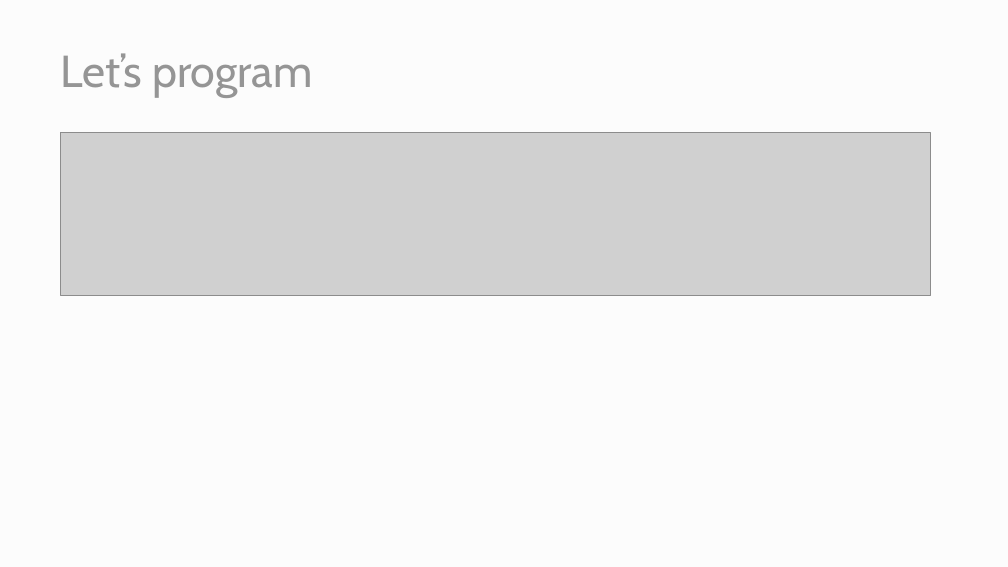
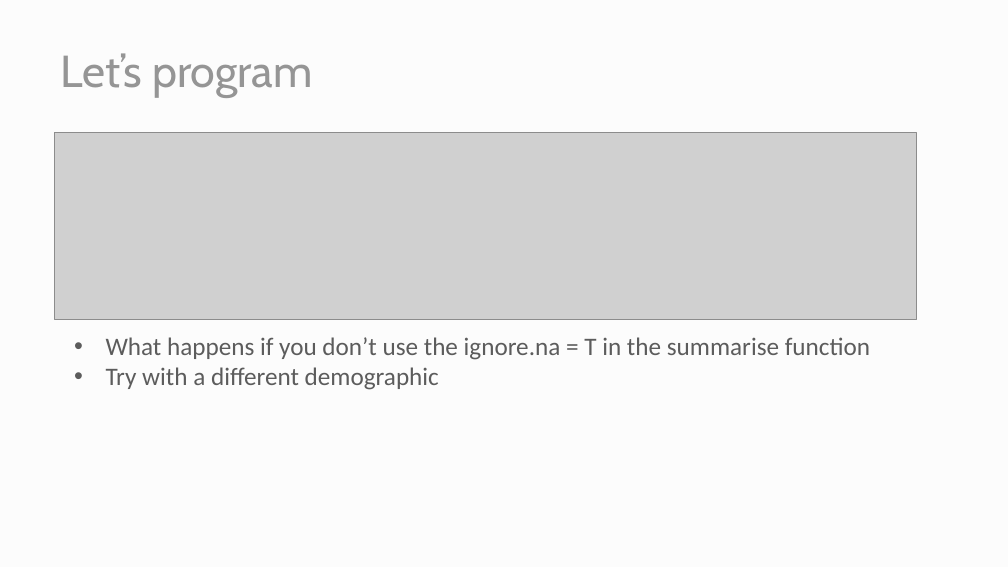
Before and after one commit to aweimann/floto-lab-learning-bioinformatics, a slide deck: slide 13 of docs/presentations/data_transformations.pptx. Drawn at 1008x567 pixels with LibreOffice and Linux fonts; fonts in the diff are those of the drawing; grey boxes stand for pictures. Boxes give left, top, right and bottom in pixels: in the first picture for what was removed or moved away, otherwise in the second. Text is boxed around its words. In the diff, an @@ line names an element or a change of style, - is before the commit and + after.

```diff
--- a/docs/presentations/data_transformations.pptx
+++ b/docs/presentations/data_transformations.pptx
@@ picture: place and size @@
-picture at [60,132,929,295]
+picture at [54,133,916,320]
@@ text added at [106,337,870,390], 18 pt, text #5C5C5C @@
+• What happens if you don’t use the ignore.na = T in the summarise function
+• Try with a different demographic
```
Also in this commit, not shown: 8 other slides changed, 36 other files.
